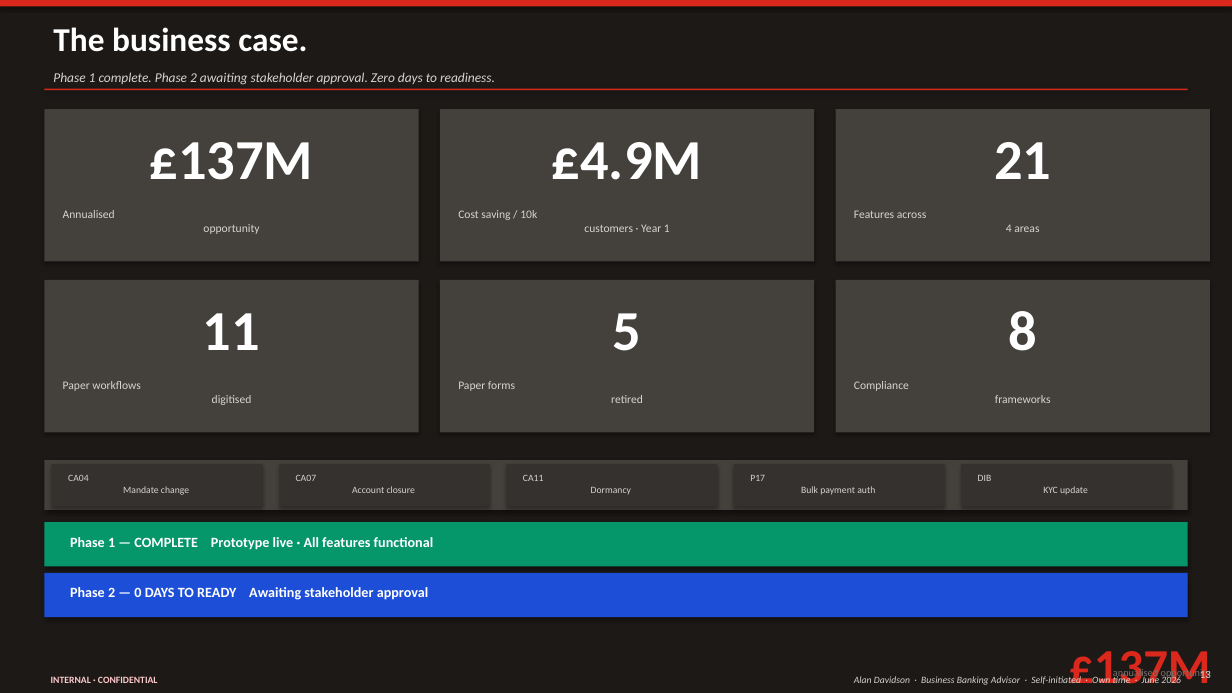
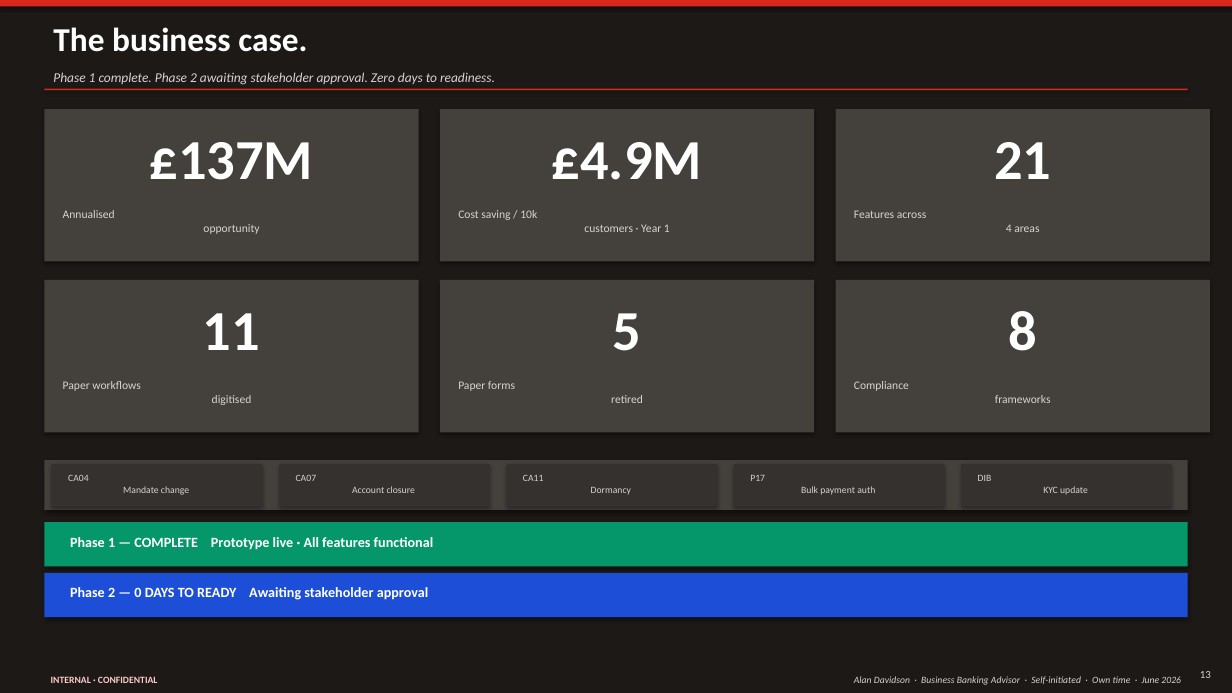
Before and after one commit to imscots-ui/santander, a slide deck: slide 13 of Santander_Digital_Banking_Future.pptx. Drawn at 1232x693 pixels with LibreOffice and Linux fonts; fonts in the diff are those of the drawing. Boxes give left, top, right and bottom in pixels: in the first picture for what was removed or moved away, otherwise in the second. Text is boxed around its words. In the diff, an @@ line names an element or a change of style, - is before the commit and + after.

```diff
--- a/Santander_Digital_Banking_Future.pptx
+++ b/Santander_Digital_Banking_Future.pptx
@@ text removed at box(1069, 651, 1210, 684) @@
-£137M
@@ text removed at box(1113, 668, 1211, 680) @@
-annualised opportunity
```
Also in this commit, not shown: 3 other files.
